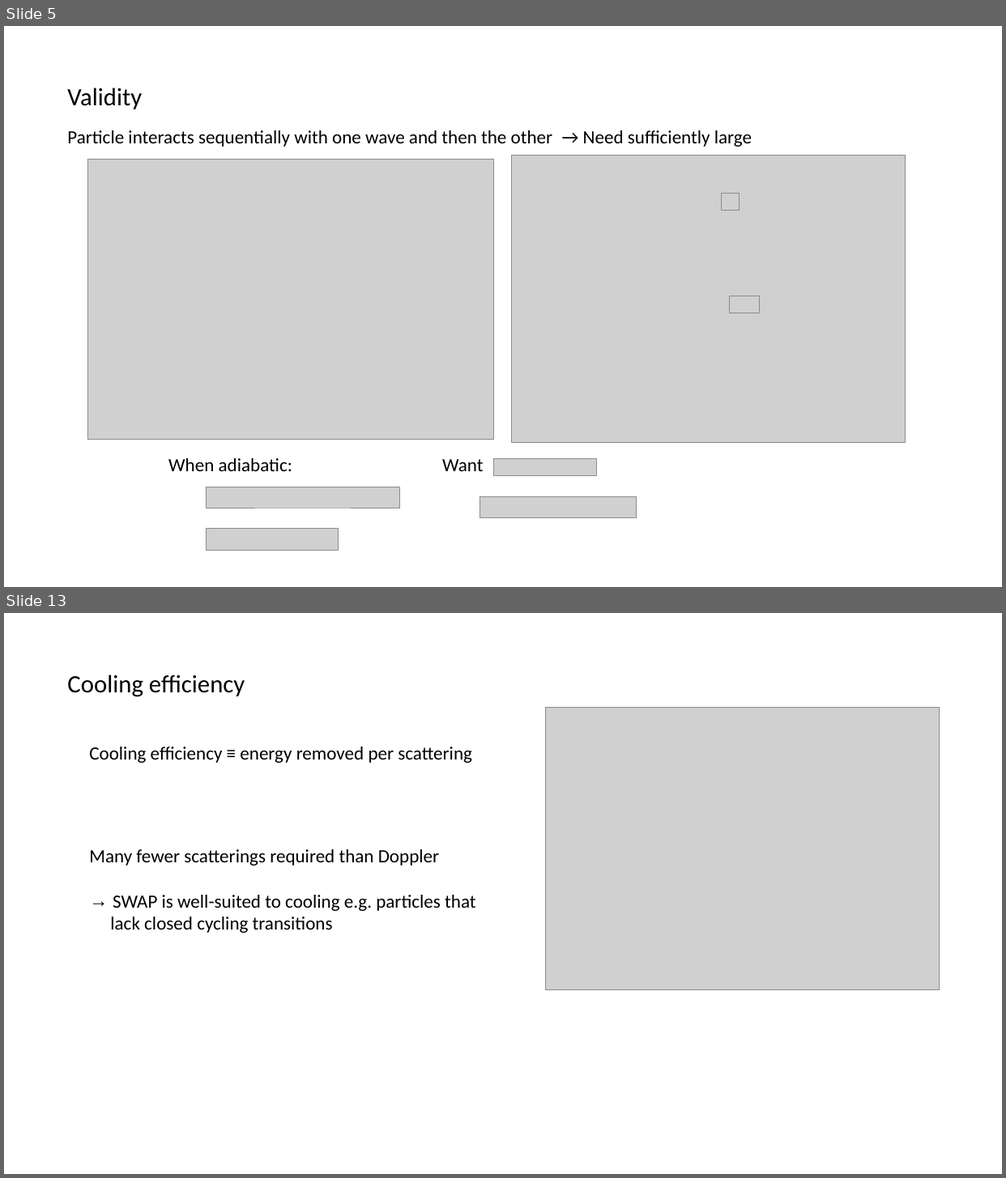
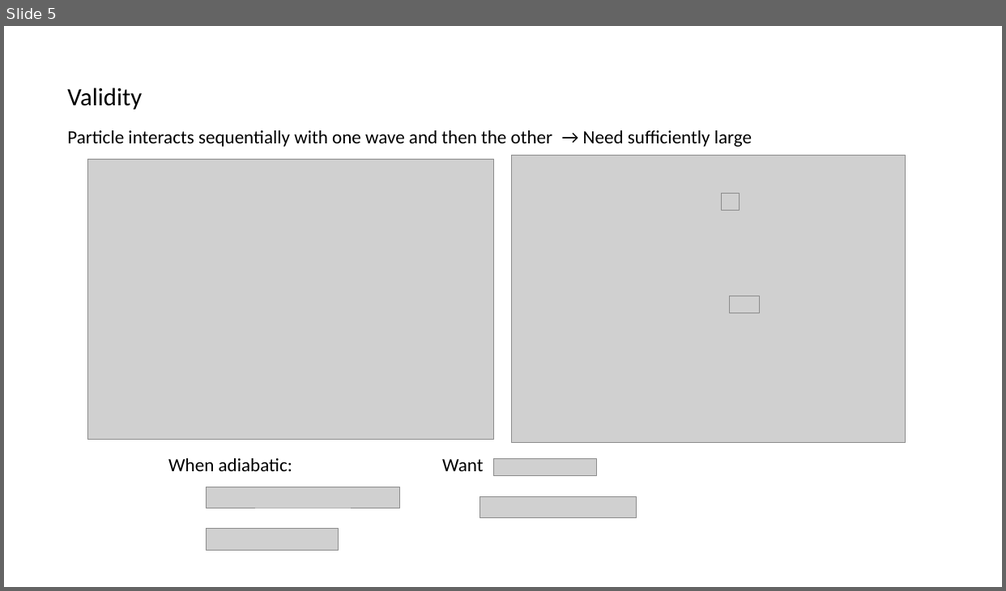
Before and after one commit to huanium/huanium, a slide deck: MIT PhD/ZGS/ZGS -Aug-26-2022/BUI-ZGS-Aug-26-2022.pptx. Shown one above the other, each under a label of ours: slides 5 and 13 before the commit, slide 5 after it; the slides between them are not shown. The pictures are 1006x1178 and 1006x591 pixels, drawn with LibreOffice and Linux fonts; fonts in the diff are those of the drawing; grey boxes stand for pictures; background and template pictures are left out. Boxes give left, top, right and bottom in pixels: in the first picture for what was removed or moved away, otherwise in the second. Text is boxed around its words. In the diff, an @@ line names an element or a change of style, - is before the commit and + after.

```diff
--- a/MIT PhD/ZGS/ZGS -Aug-26-2022/BUI-ZGS-Aug-26-2022.pptx
+++ b/MIT PhD/ZGS/ZGS -Aug-26-2022/BUI-ZGS-Aug-26-2022.pptx
@@ slide 13 removed at (4,613,1002,1174), background #FFFFFF @@
@@ text removed at (67,675,245,697) @@
-Cooling efficiency
@@ picture removed at (545,707,940,990) @@
@@ text removed at (89,747,472,763) @@
-Cooling efficiency ≡ energy removed per scattering
@@ text removed at (89,850,475,933) @@
-Many fewer scatterings required than Doppler
-→ SWAP is well-suited to cooling e.g. particles that
-lack closed cycling transitions
```
Also in this commit, not shown: 3 slides changed, 1 slide added, 4 other slides removed, 4 other files.
